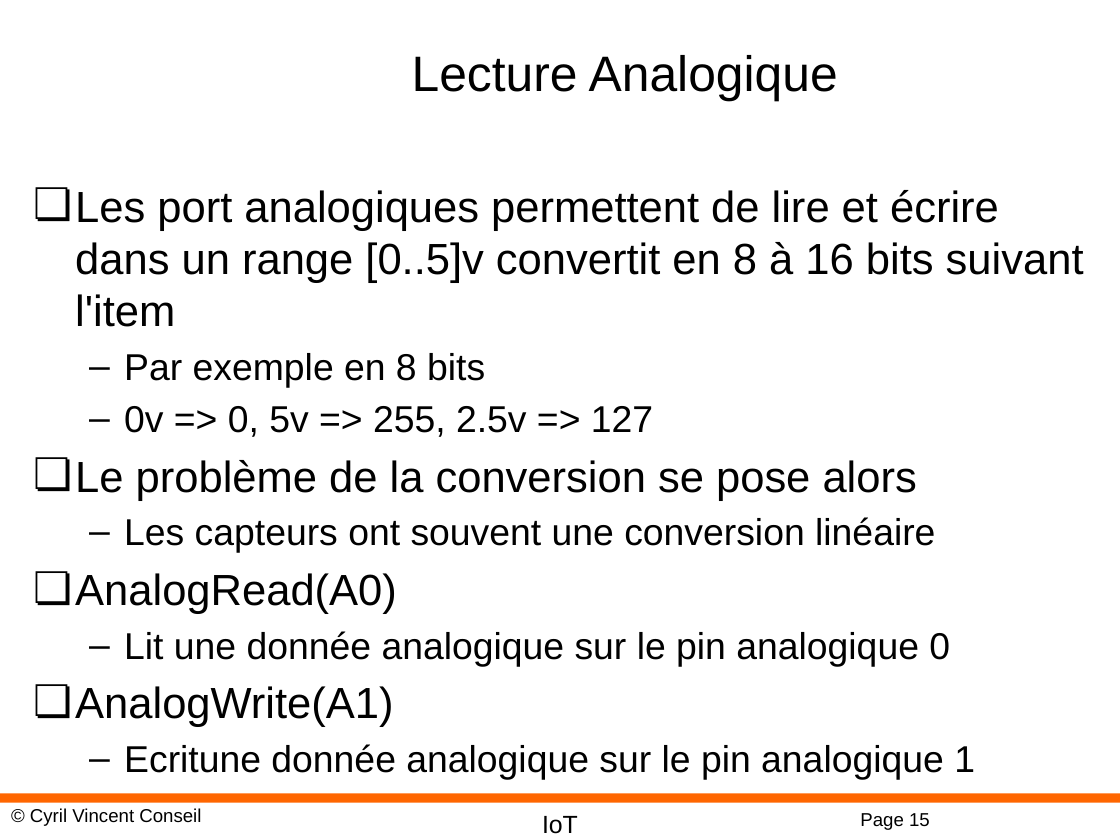
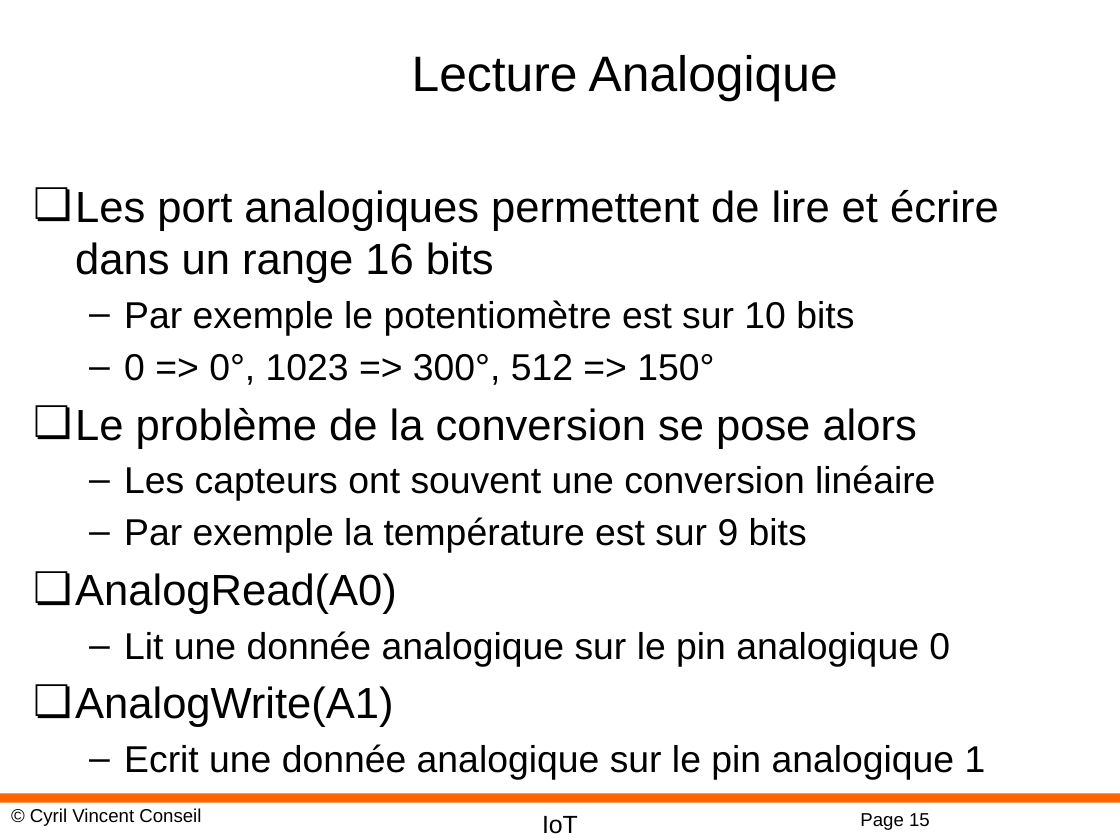
Before and after one commit to cyrilvincent/IoT, a slide deck: slide 15 of ppt/IoT04-ArduinoDev.pptx. Drawn at 1120x840 pixels with LibreOffice and Linux fonts; fonts in the diff are those of the drawing; background and template pictures are left out. Boxes give left, top, right and bottom in pixels: in the first picture for what was removed or moved away, otherwise in the second. Text is boxed around its words. In the diff, an @@ line names an element or a change of style, - is before the commit and + after.

```diff
--- a/ppt/IoT04-ArduinoDev.pptx
+++ b/ppt/IoT04-ArduinoDev.pptx
@@ text at (x1=75, y1=190, x2=999, y2=385): text changed; size 28 to 24 pt @@
-❏ Les port analogiques permettent de lire et écrire dans un range [0..5]v convertit en 8 à 16 bits suivant l'item
-  – Par exemple en 8 bits
-  – 0v => 0, 5v => 255, 2.5v => 127
+❏ Les port analogiques permettent de lire et écrire dans un range 16 bits
+  – Par exemple le potentiomètre est sur 10 bits
+  – 0 => 0°, 1023 => 300°, 512 => 150°
@@ text at (x1=124, y1=517, x2=807, y2=553): paragraph added @@
+  – Par exemple la température est sur 9 bits
@@ text at (x1=124, y1=744, x2=986, y2=780): spaces changed @@
-  – Ecritune donnée analogique sur le pin analogique 1
+  – Ecrit une donnée analogique sur le pin analogique 1
```
Also in this commit, not shown: 1 other slide changed, 2 other files.
